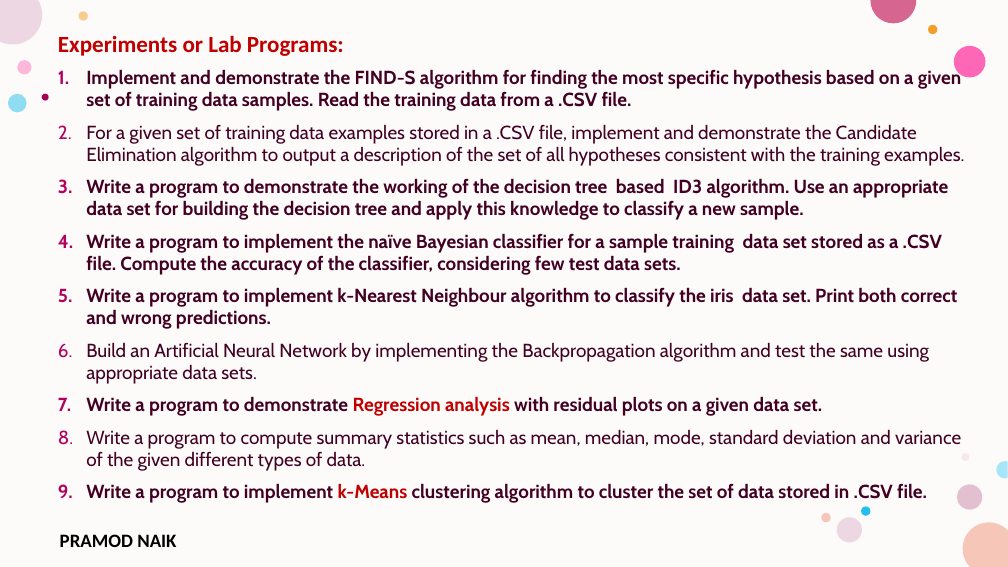
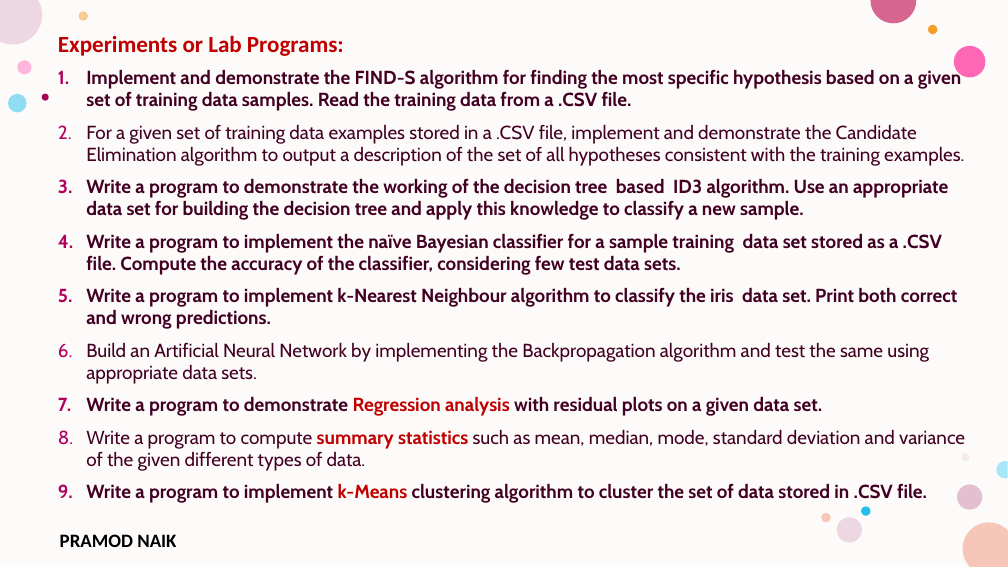
Before and after one commit to PRAMODNAIK-DEV/MCA-2nd-Sem-ML-Data-Analytics-Shridevi-College, a slide deck: slide 1 of Lab Programs/Lab Program-Algorithms.pptx. Drawn at 1008x567 pixels with LibreOffice and Linux fonts; fonts in the diff are those of the drawing; background and template pictures are left out. Boxes give left, top, right and bottom in pixels: in the first picture for what was removed or moved away, otherwise in the second. Text is boxed around its words. In the diff, an @@ line names an element or a change of style, - is before the commit and + after.

Commit message:
Completed Program-8

```diff
--- a/Lab Programs/Lab Program-Algorithms.pptx
+++ b/Lab Programs/Lab Program-Algorithms.pptx
@@ text at [86,429,965,471]: text colour #420023 to #C00000, bold on in "summary statistics" @@
```
Also in this commit, not shown: 1 other file.
